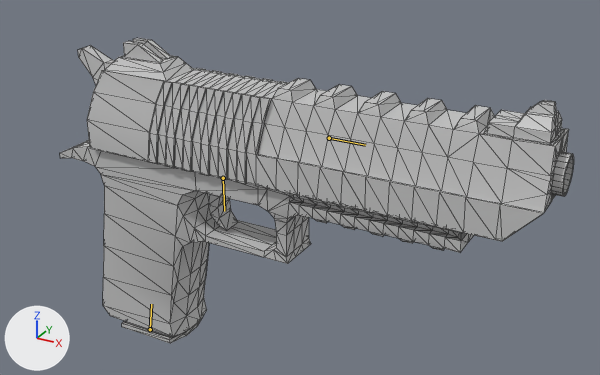
Before and after pictures for a commit that changed the glTF model Hyacinth/objects/gun.glb.
Both versions are drawn from a 50 mm lens placed at (0.379, -0.44, 0.374), pointed at (0.126, 0.02, 0.144). The lights are fixed; the arrows at lower left show +X, +Y and +Z. The older version comes first. The bones that change, and the others that lie on the model, are drawn over the model as lines. Mesh edges are drawn as thin lines.

In view in the first picture: 'Hammer', 'Magazine', 'Slide', 'Trigger'.
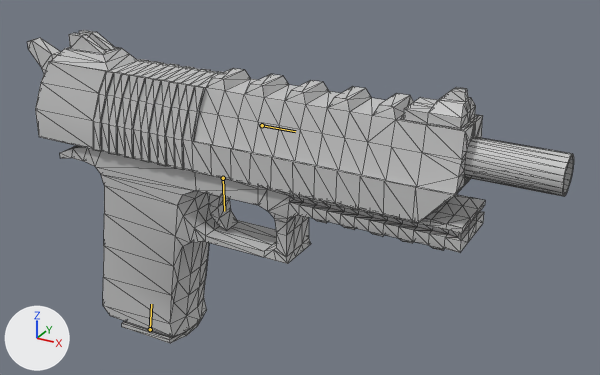
The newer file adds an action. The first version stands in its rest pose; the second is drawn at frame 2 of the action 'shoot'.

The change, as a list of edits to the scene's bpy script:
```text
Change bone_hammer:
    where bone_hammer = bpy.data.objects['Armature'].pose.bones['hammer']  # child of 'base'
    bone_hammer.location: (0.0, 0.0, 0.0) -> (0.0, -0.0492, 0.0004)
```

What differs and where, as boxes (x1, y1, x2, y2) in the pictures (600 x 375 px):
'Slide', posed (7% narrower)
    before: (78, 38, 569, 241)
    after: (27, 30, 482, 223)
bone 'hammer', root to tip
    before: (329, 138) to (365, 145)
    after: (262, 125) to (295, 131)
